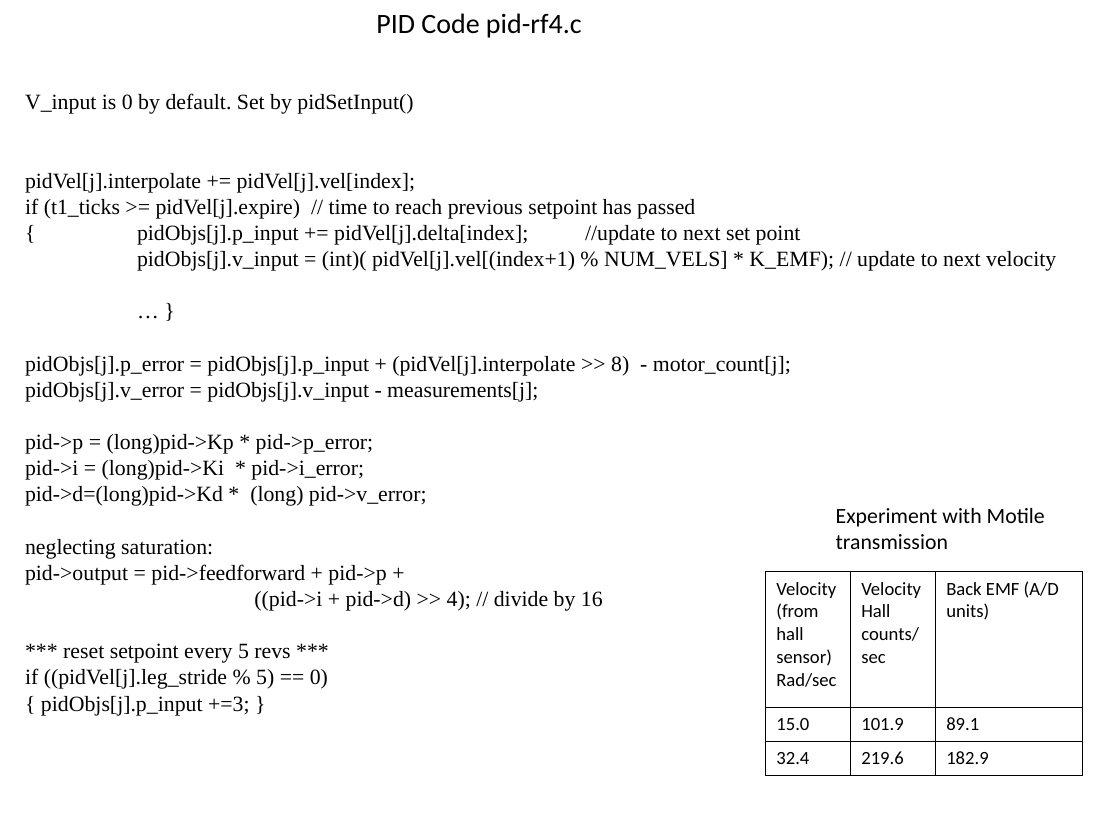
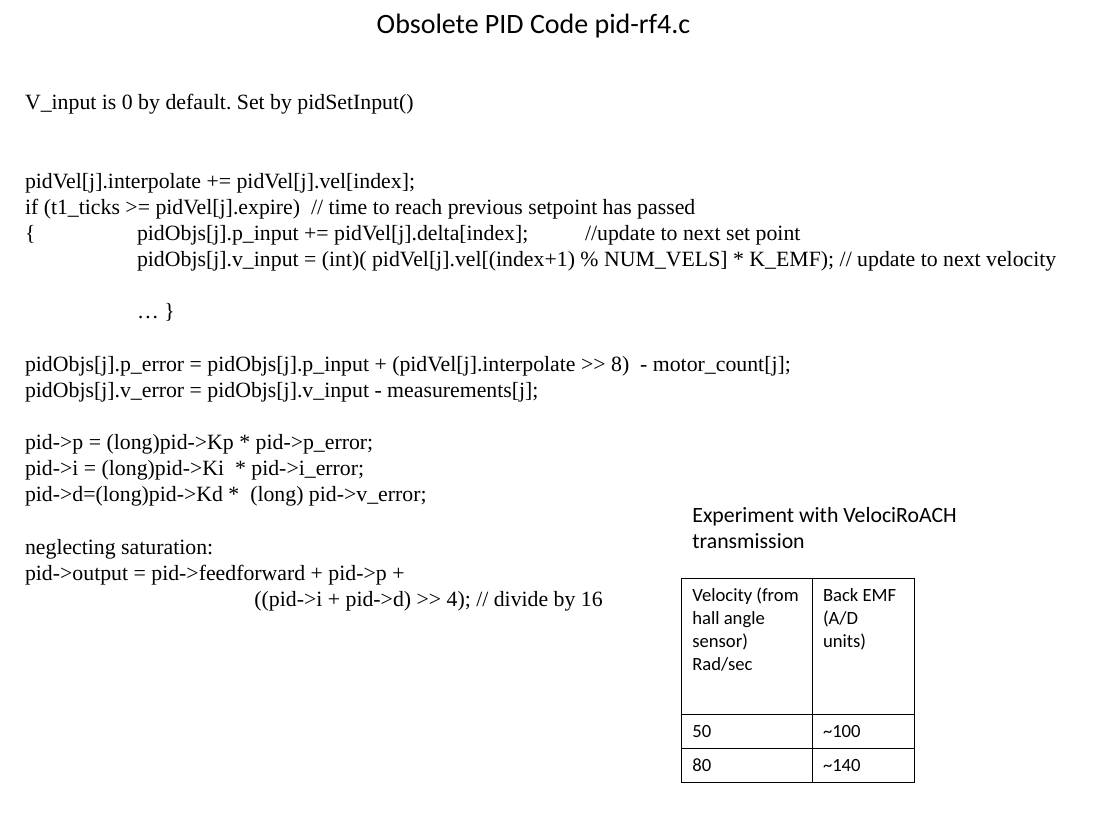
Before and after one commit to rqou/turner-ip2.5, a slide deck: slide 3 of doc/hall-velocity-ip2.5.ppt. Drawn at 1120x840 pixels with LibreOffice and Linux fonts; fonts in the diff are those of the drawing. Boxes give left, top, right and bottom in pixels: in the first picture for what was removed or moved away, otherwise in the second. Text is boxed around its words. In the diff, an @@ line names an element or a change of style, - is before the commit and + after.

Commit message:
PD control working with signed velocity values. gyro not checked

```diff
--- a/doc/hall-velocity-ip2.5.ppt
+++ b/doc/hall-velocity-ip2.5.ppt
@@ text at <box>377,13,691,38</box>: text changed @@
-PID Code pid-rf4.c
+Obsolete PID Code pid-rf4.c
@@ text at <box>692,507,956,548</box>: text changed @@
-Experiment with Motile transmission
+Experiment with VelociRoACH transmission
@@ table at <box>681,579,915,782</box> @@
-column 1: Velocity (from hall sensor) / Rad/sec | 15.0 | 32.4
-column 2: Velocity / Hall counts/sec | 101.9 | 219.6
-column 3: Back EMF (A/D units) | 89.1 | 182.9
+column 1: Velocity (from hall angle sensor) / Rad/sec | 50 | 80
+column 2: Back EMF (A/D units) | ~100 | ~140
@@ table: place and size @@
-table at <box>765,571,1083,774</box>
+table at <box>681,579,915,782</box>
@@ text at <box>25,643,328,716</box>: paragraphs removed @@
-*** reset setpoint every 5 revs ***
-if ((pidVel[j].leg_stride % 5) == 0)
-{ pidObjs[j].p_input +=3; }
```
Also in this commit, not shown: 1 other slide changed, 25 other files.
